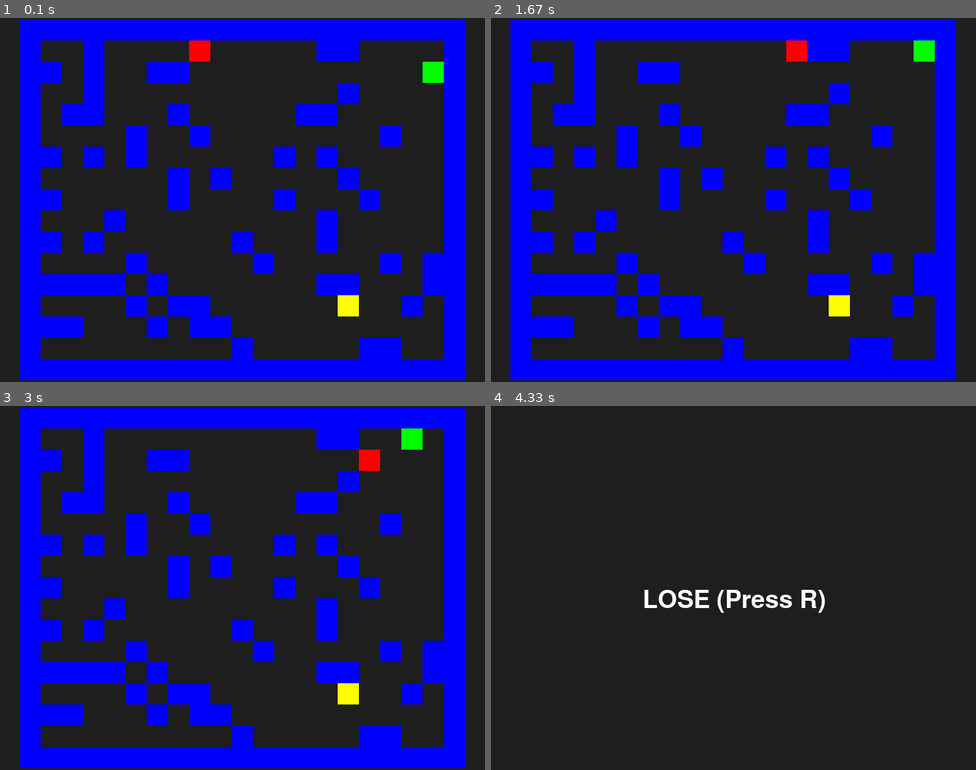
Above: before the commit, frames 1-4 (two rows, left to right).
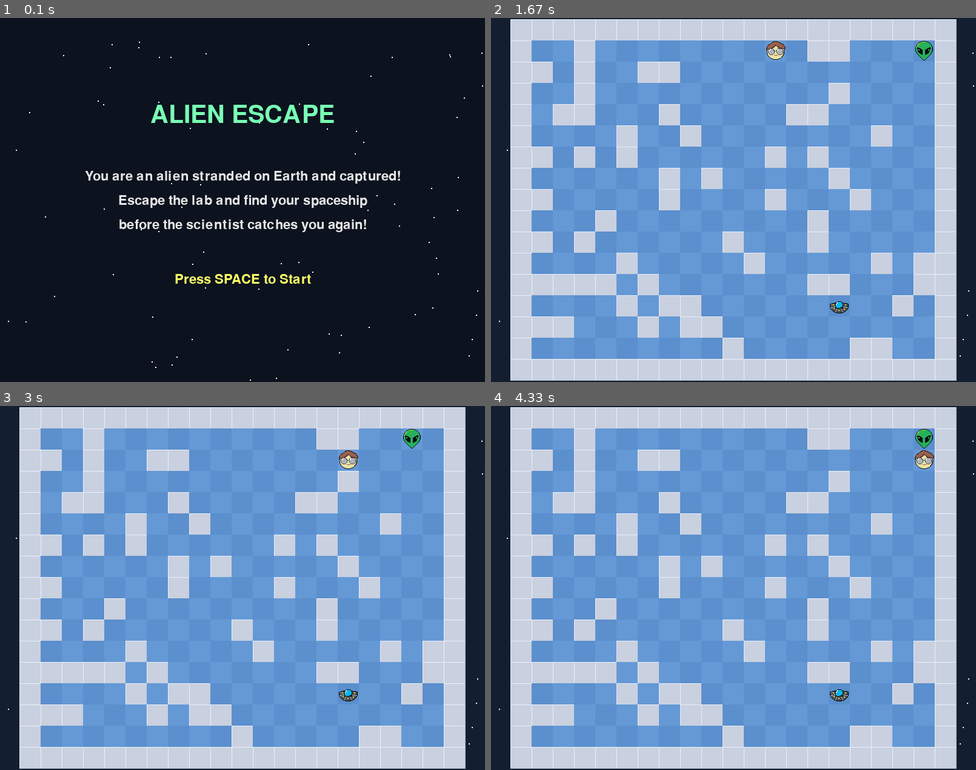
Above: after the commit, the same moments.

Repository: ainisky/maze_BFS
Game: pygame game, started from pygame_ver.py
The game is run twice, just before and just after one commit, with the same random seed, the same clock (stepped at 60 frames per second) and the same inputs.
Inputs:
- Up to frame 1 (0.1 s): no input
- Up to frame 2 (1.67 s): tap Space at 0.33 s; tap Enter at 0.67 s; hold Up from 1.5 s (still down)
- Up to frame 3 (3 s): release Up at 1.97 s; hold Right 2-2.47 s; hold Left from 2.5 s (still down)
- Up to frame 4 (4.33 s): release Left at 3.03 s; hold Down 3.07-3.37 s; hold Right 3.4-3.8 s; hold Up 3.83-4.2 s

The runs differ from the first frame. In frame 1, 37% of the frame differs, in the area x 1-100%, y 0-100%; in frame 2, 91%; in frame 3, 91%; in frame 4, 91%.

Commit message:
Add UI and menu

Diff:
--- a/pygame_ver.py
+++ b/pygame_ver.py
@@ -91,11 +91,7 @@
     exit_pos = get_random_open_cell(maze)
     maze[exit_pos[1]][exit_pos[0]] = "E"
 
-    game_state = "PLAYING"
     last_enemy_move = time.time()
-
-
-game_state = "PLAYING"
 
 # handle input
 
@@ -105,9 +101,10 @@
     if event.type != pygame.KEYDOWN:
         return
 
-    if game_state != "PLAYING":
-        if event.key == pygame.K_r:
+    if game_state in ["MENU", "WIN", "LOSE"]:
+        if event.key == pygame.K_SPACE:
             reset_game()
+            game_state = "PLAYING"
         return
 
     new_x, new_y = player
@@ -145,8 +142,62 @@
 
 # UI
 
+stars = []
+
+for i in range(80):
+    x = random.randint(0, WIDTH)
+    y = random.randint(0, HEIGHT)
+    stars.append((x, y))
+
 def draw():
-    screen.fill((30, 30, 30))
+    screen.fill((12, 18, 30))
+
+    for x, y in stars:
+        pygame.draw.circle(screen, (255, 255, 255), (x, y), 1)
+
+    FLOOR_A = (90, 140, 200)
+    FLOOR_B = (100, 150, 210)
+    WALL_COLOR = (210, 210, 220)
+    WALL_SHADOW = (170, 170, 180)
+    WALL_HIGHLIGHT = (245, 245, 250)
+
+    if game_state == "MENU":
+
+        title = font.render("ALIEN ESCAPE", True, (120, 255, 180))
+
+        story_lines = [
+            "You are an alien stranded on Earth and captured!",
+            "Escape the lab and find your spaceship",
+            "before the scientist catches you again!"
+        ]
+
+        screen.blit(
+            title,
+            (WIDTH//2 - title.get_width()//2, 140)
+        )
+
+        small_font = pygame.font.SysFont(None, 32)
+
+        for i, line in enumerate(story_lines):
+            text = small_font.render(line, True, (230, 230, 230))
+
+            screen.blit(
+                text,
+                (WIDTH//2 - text.get_width()//2, 250 + i * 40)
+            )
+
+        start_text = small_font.render(
+            "Press SPACE to Start",
+            True,
+            (255, 255, 100)
+        )
+
+        screen.blit(
+            start_text,
+            (WIDTH//2 - start_text.get_width()//2, 420)
+        )
+
+        return
 
     if game_state == "PLAYING":
         for y, row in enumerate(maze):
@@ -162,31 +213,85 @@
                 if char == "#":
                     pygame.draw.rect(screen, WALL_COLOR, rect)
 
-                elif char == "E":
-                    pygame.draw.rect(screen, EXIT_COLOR, rect)
-
-        pygame.draw.rect(screen, ENEMY_COLOR,
-            (offset_x + enemy[0]*TILE, offset_y + enemy[1]*TILE, TILE, TILE))
-
-        pygame.draw.rect(screen, PLAYER_COLOR,
-            (offset_x + player[0]*TILE, offset_y + player[1]*TILE, TILE, TILE))
-
-    else:
-        text = font.render(f"{game_state} (Press R)", True, (255, 255, 255))
-        screen.blit(text, (WIDTH//2 - 150, HEIGHT//2))
-
+                    pygame.draw.line(screen, WALL_HIGHLIGHT, rect.topleft, rect.topright)
+                    pygame.draw.line(screen, WALL_HIGHLIGHT, rect.topleft, rect.bottomleft)
+
+                    pygame.draw.line(screen, WALL_SHADOW, rect.bottomleft, rect.bottomright)
+                    pygame.draw.line(screen, WALL_SHADOW, rect.topright, rect.bottomright)
+
+                else:
+                    color = FLOOR_A if (x + y) % 2 == 0 else FLOOR_B
+                    pygame.draw.rect(screen, color, rect)
+
+        screen.blit(
+            ufo_img,
+            (offset_x + exit_pos[0]*TILE,
+            offset_y + exit_pos[1]*TILE)
+        )
+
+        screen.blit(
+            enemy_img,
+            (offset_x + enemy[0]*TILE,
+            offset_y + enemy[1]*TILE)
+        )
+
+        screen.blit(
+            alien_img,
+            (offset_x + player[0]*TILE,
+            offset_y + player[1]*TILE)
+        )
+
+    tint = pygame.Surface((WIDTH, HEIGHT), pygame.SRCALPHA)
+    tint.fill((100, 180, 255, 20))
+    screen.blit(tint, (0, 0))
+
+    if game_state == "WIN":
+        msg = "YOU WIN! Press SPACE to restart"
+        shadow = font.render(msg, True, (0, 0, 0))
+        text = font.render(msg, True, (255, 255, 255))
+
+        screen.blit(shadow, (WIDTH//2 - text.get_width()//2 + 2, HEIGHT//2 + 2))
+        screen.blit(text, (WIDTH//2 - text.get_width()//2, HEIGHT//2))
+        return
+
+
+    if game_state == "LOSE":
+        msg = "YOU LOSE! Press SPACE to restart"
+        shadow = font.render(msg, True, (0, 0, 0))
+        text = font.render(msg, True, (255, 100, 100))
+
+        screen.blit(shadow, (WIDTH//2 - text.get_width()//2 + 2, HEIGHT//2 + 2))
+        screen.blit(text, (WIDTH//2 - text.get_width()//2, HEIGHT//2))
+        return
+
+def handle_menu_input(event):
+    global game_state
+
+    if event.type == pygame.KEYDOWN:
+        if event.key == pygame.K_SPACE:
+            game_state = "PLAYING"
+            reset_game()
 
 # Game start
 pygame.init()
+
+TILE = min(WIDTH // MAZE_W, HEIGHT // MAZE_H)
+offset_x = (WIDTH - MAZE_W * TILE) // 2
+offset_y = (HEIGHT - MAZE_H * TILE) // 2
+
 screen = pygame.display.set_mode((WIDTH, HEIGHT))
 clock = pygame.time.Clock()
 font = pygame.font.SysFont(None, 60)
 
-TILE = min(WIDTH // MAZE_W, HEIGHT // MAZE_H)
-offset_x = (WIDTH - MAZE_W * TILE) // 2
-offset_y = (HEIGHT - MAZE_H * TILE) // 2
-
-reset_game()
+alien_img = pygame.image.load("assets/alien.png")
+enemy_img = pygame.image.load("assets/enemy.png")
+ufo_img = pygame.image.load("assets/ufo.png")
+
+alien_img = pygame.transform.scale(alien_img, (TILE, TILE))
+enemy_img = pygame.transform.scale(enemy_img, (TILE, TILE))
+ufo_img = pygame.transform.scale(ufo_img, (TILE, TILE))
+
+game_state = "MENU"
 
 while True:
     for event in pygame.event.get():
@@ -194,9 +299,18 @@
             pygame.quit()
             sys.exit()
 
-        handle_input(event)
-
-    update()
+        if event.type == pygame.KEYDOWN:
+            if event.key == pygame.K_e:
+                pygame.quit()
+                sys.exit()
+
+        if game_state == "MENU":
+            handle_menu_input(event)
+        else:
+            handle_input(event)
+    if game_state == "PLAYING":
+        update()
+
     draw()
 
     pygame.display.update()
Binary file added: assets/alien.png
Binary file added: assets/enemy.png
Binary file added: assets/ufo.png
